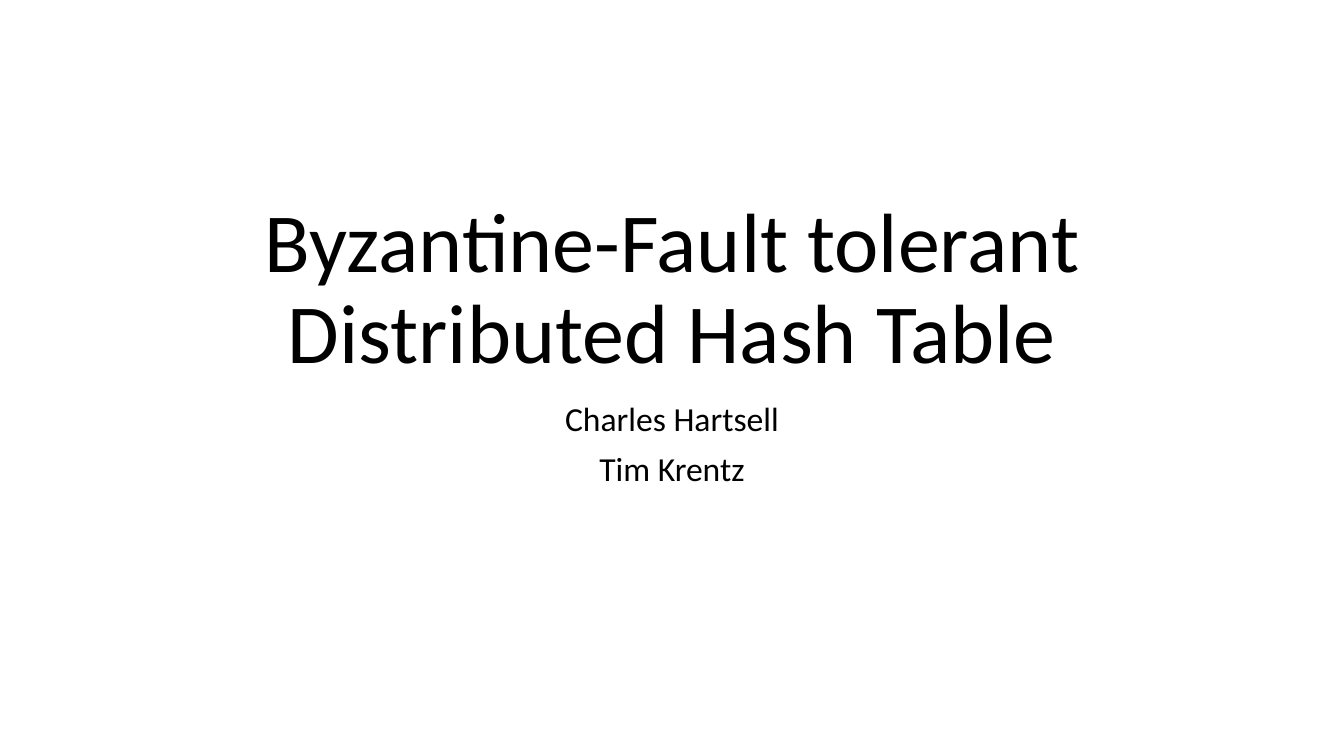
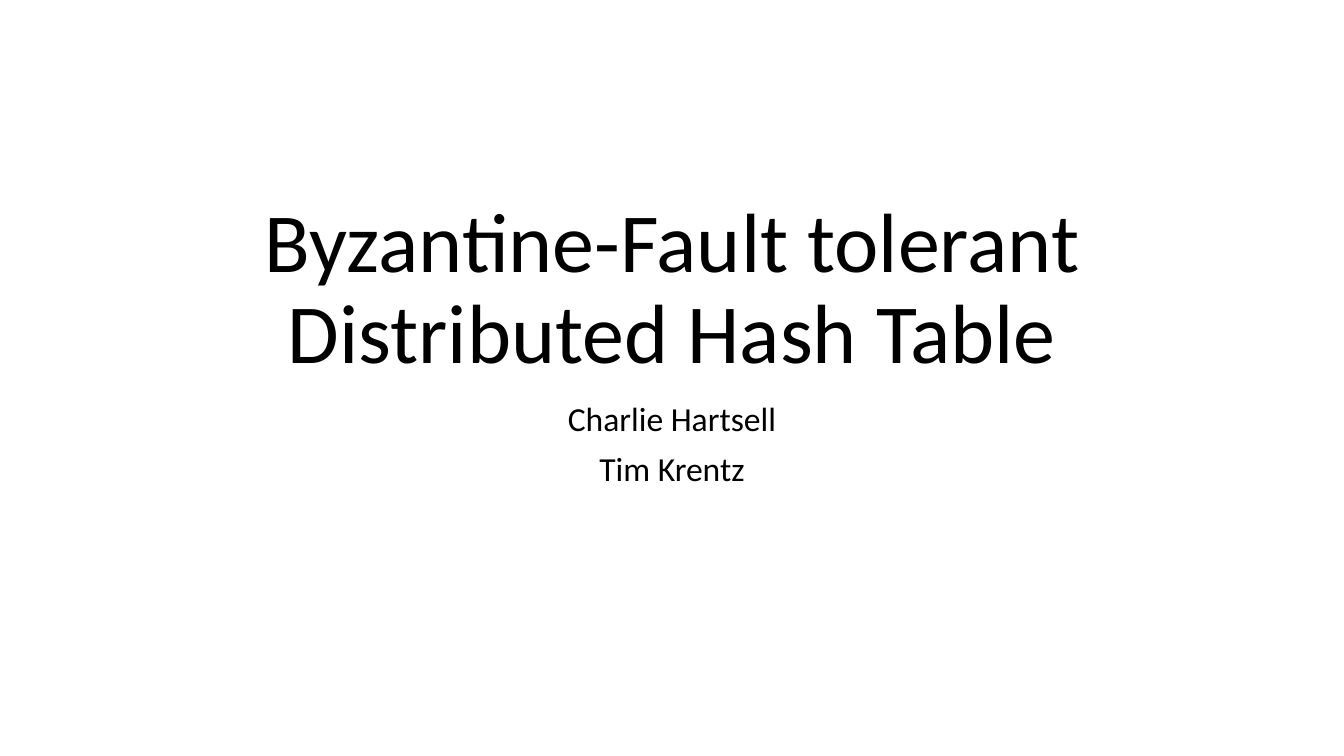
Before and after one commit to cahartsell/BFDHT, a slide deck: slide 1 of docs/presentation/FinalPresentation.pptx. Drawn at 1344x756 pixels with LibreOffice and Linux fonts; fonts in the diff are those of the drawing. Boxes give left, top, right and bottom in pixels: in the first picture for what was removed or moved away, otherwise in the second. Text is boxed around its words. In the diff, an @@ line names an element or a change of style, - is before the commit and + after.

Commit message:
Minor changes to presentation

```diff
--- a/docs/presentation/FinalPresentation.pptx
+++ b/docs/presentation/FinalPresentation.pptx
@@ subtitle at bbox=[568, 407, 776, 432]: text changed @@
-Charles Hartsell
+Charlie Hartsell
```
